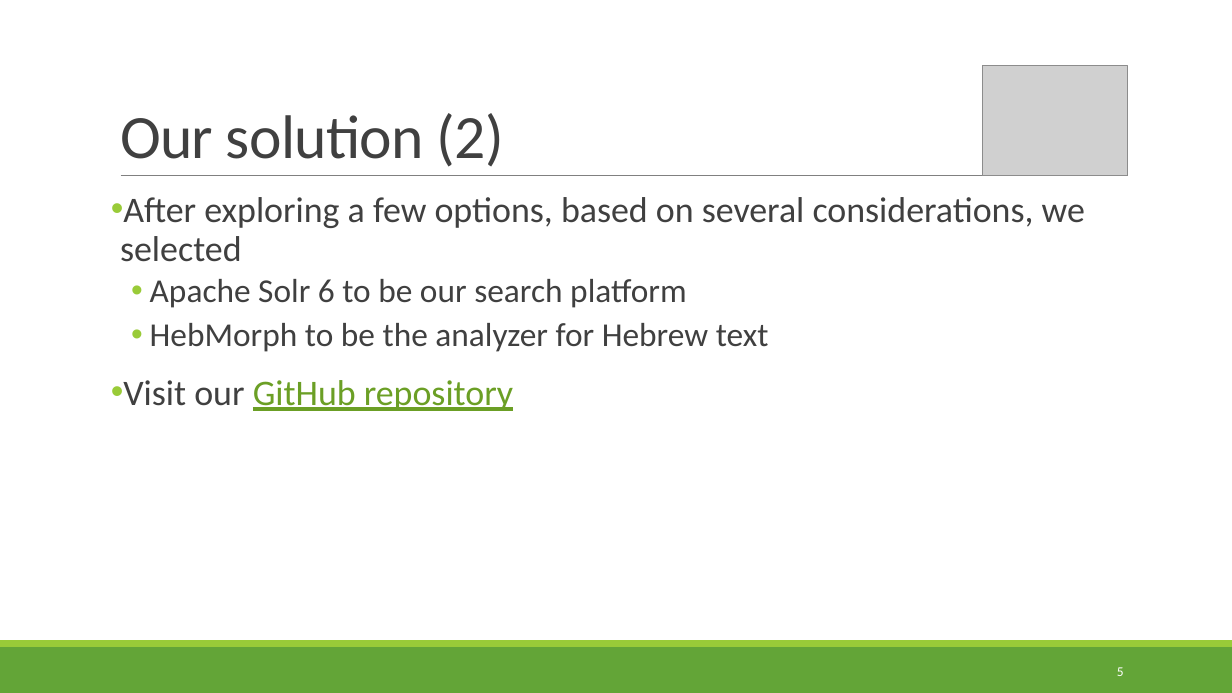
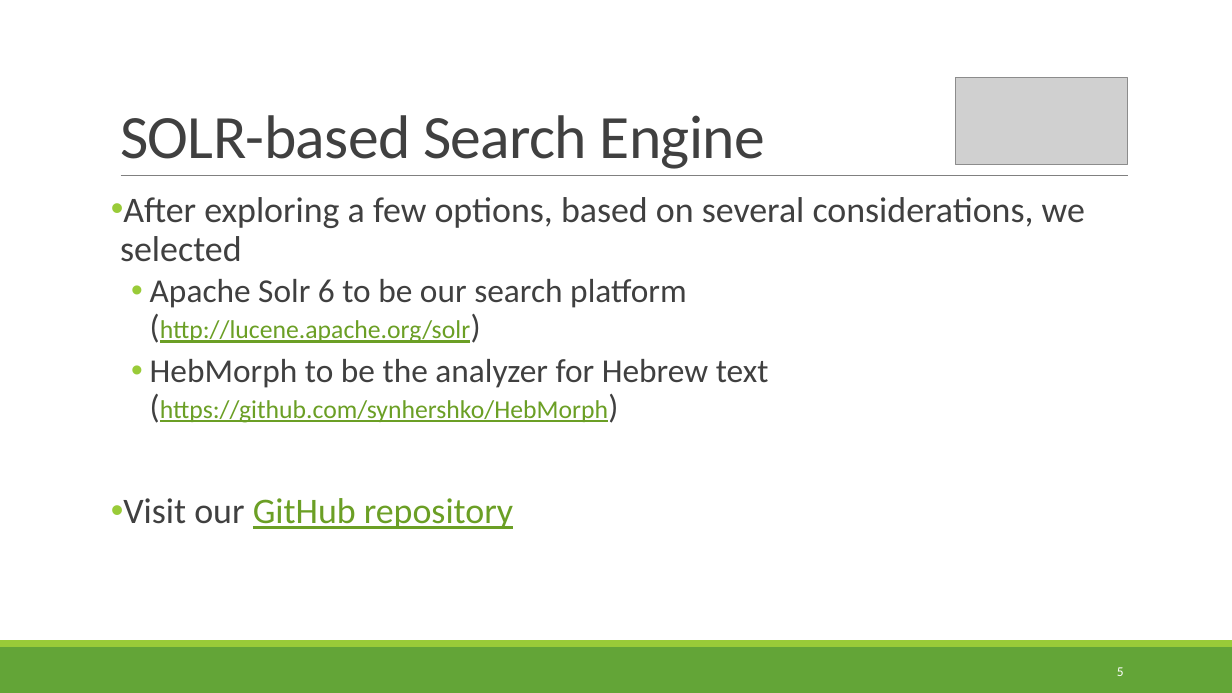
Before and after one commit to TechnionTDK/jbs-ir, a slide deck: slide 5 of Jewish Bookshelf IR System.pptx. Drawn at 1232x693 pixels with LibreOffice and Linux fonts; fonts in the diff are those of the drawing; grey boxes stand for pictures. Boxes give left, top, right and bottom in pixels: in the first picture for what was removed or moved away, otherwise in the second. Text is boxed around its words. In the diff, an @@ line names an element or a change of style, - is before the commit and + after.

```diff
--- a/Jewish Bookshelf IR System.pptx
+++ b/Jewish Bookshelf IR System.pptx
@@ picture: place and size @@
-picture at [983,66,1128,176]
+picture at [956,78,1128,165]
@@ title at [120,115,765,169]: text changed @@
-Our solution (2)
+SOLR-based Search Engine
@@ text at [150,279,769,423]: text changed @@
-  • Apache Solr 6 to be our search platform
-  • HebMorph to be the analyzer for Hebrew text
+  • Apache Solr 6 to be our search platform (http://lucene.apache.org/solr)
+  • HebMorph to be the analyzer for Hebrew text (https://github.com/synhershko/HebMorph)
```
Also in this commit, not shown: 9 other slides changed.
